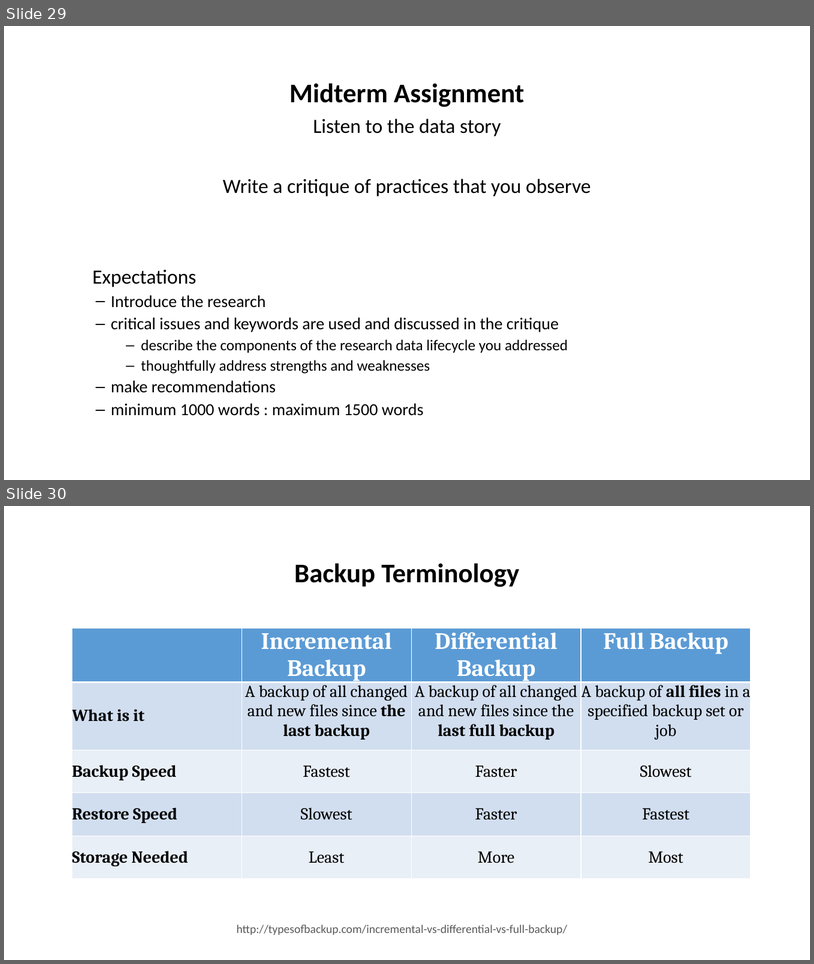
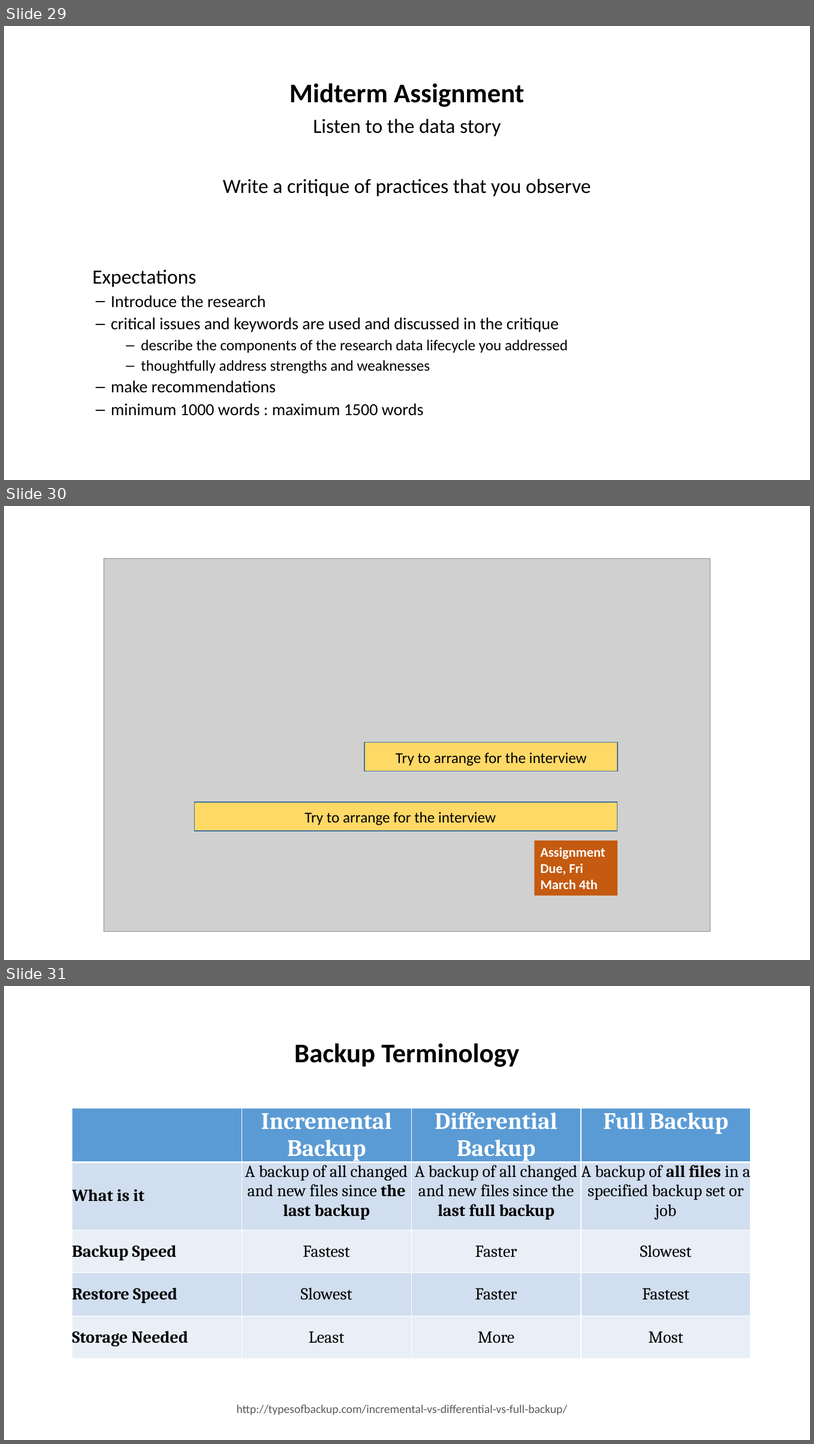
Before and after one commit to tibbben/teaching.data.literacy, a slide deck: UM_DataManagementClass/Lessons/05/05_SecondMeeting.pptx. Shown one above the other, each under a label of ours: slides 29 and 30 before the commit, slides 29, 30 and 31 after it. The pictures are 814x964 and 814x1444 pixels, drawn with LibreOffice and Linux fonts; fonts in the diff are those of the drawing; grey boxes stand for pictures. Boxes give left, top, right and bottom in pixels: in the first picture for what was removed or moved away, otherwise in the second. Text is boxed around its words. In the diff, an @@ line names an element or a change of style, - is before the commit and + after.

```diff
--- a/UM_DataManagementClass/Lessons/05/05_SecondMeeting.pptx
+++ b/UM_DataManagementClass/Lessons/05/05_SecondMeeting.pptx
@@ slide 30 added at (4,506,810,960), background #FFFFFF @@
@@ picture added at (104,559,711,931) @@
@@ rectangle added at (365,742,618,771), fill #FFD966, outline #43739E 1 pt @@
@@ text added at (396,752,587,766), 18 pt, text #000000 @@
+Try to arrange for the interview
@@ rectangle added at (195,802,618,831), fill #FFD966, outline #43739E 1 pt @@
@@ text added at (305,811,496,825), 18 pt, text #000000 @@
+Try to arrange for the interview
@@ rectangle added at (534,841,617,895), fill #C55A11, 16 pt, text #FFFFFF, bold @@
+Assignment
+Due, Fri
+March 4th
@@ what was slide 30 is now slide 31 @@
```
Also in this commit, not shown: 3 other files.
